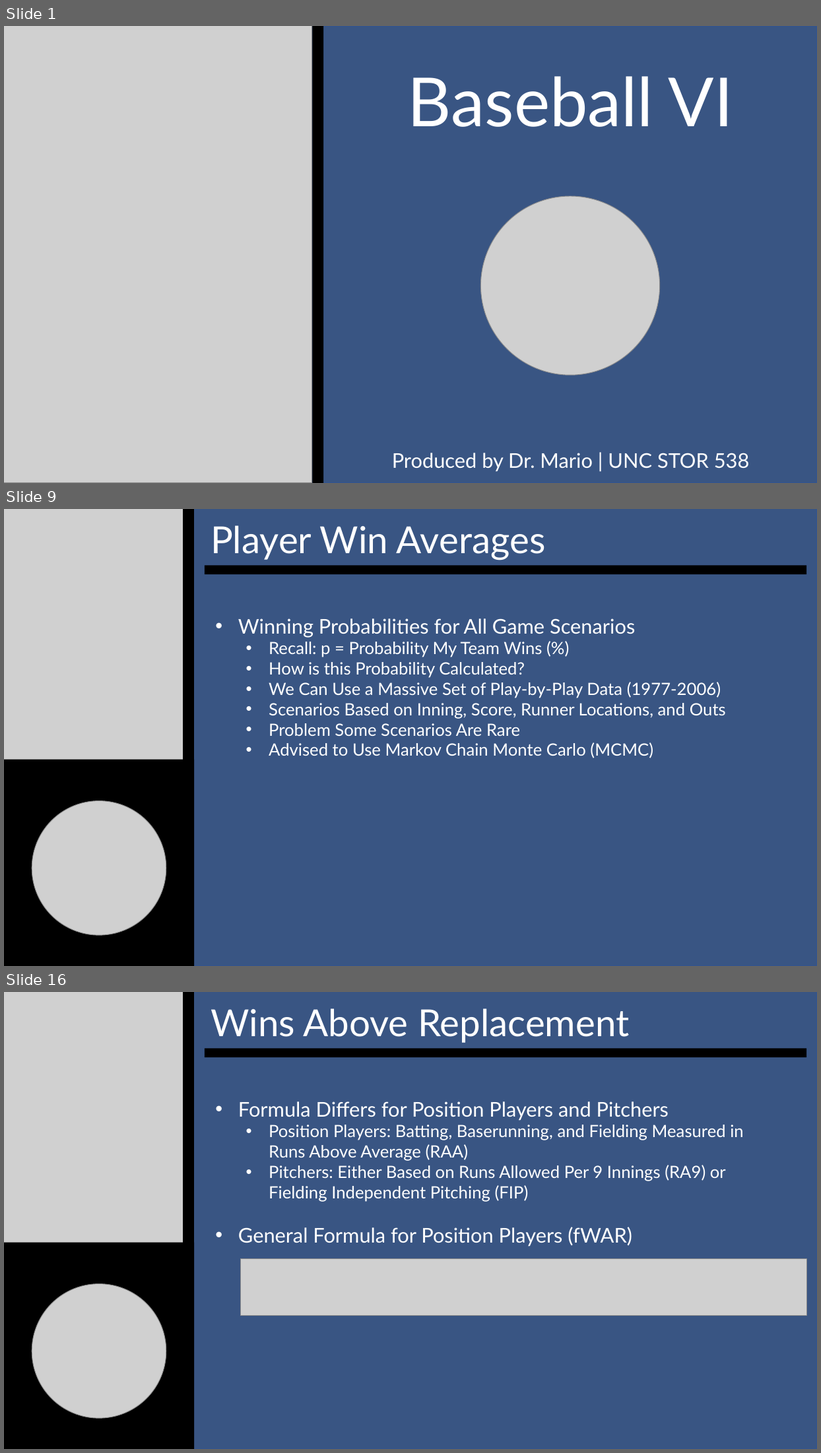
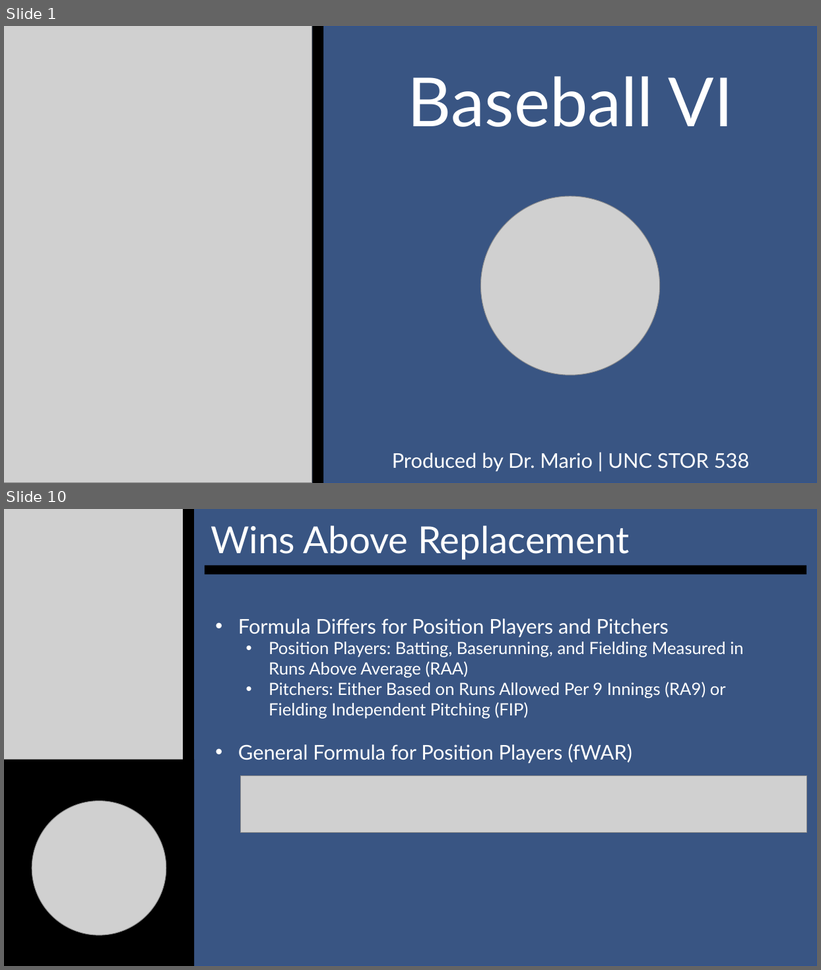
Before and after one commit to SuperMarioGiacomazzo/STOR538_WEBSITE, a slide deck: Slides/Baseball 6/Baseball_6_Lecture.pptx. Shown one above the other, each under a label of ours: slides 1, 9 and 16 before the commit, slides 1 and 10 after it; the slides between them are not shown. The pictures are 821x1453 and 821x970 pixels, drawn with LibreOffice and Linux fonts; fonts in the diff are those of the drawing; grey boxes stand for pictures. Boxes give left, top, right and bottom in pixels: in the first picture for what was removed or moved away, otherwise in the second. Text is boxed around its words. In the diff, an @@ line names an element or a change of style, - is before the commit and + after.

```diff
--- a/Slides/Baseball 6/Baseball_6_Lecture.pptx
+++ b/Slides/Baseball 6/Baseball_6_Lecture.pptx
@@ slide 9 removed at [4,509,817,966], background #FFFFFF @@
@@ rectangle removed at [4,509,817,966] @@
@@ picture removed at [4,509,184,770] @@
@@ rectangle removed at [184,509,194,770] @@
@@ subtitle removed at [211,525,546,560] @@
-Player Win Averages
@@ rectangle removed at [205,565,807,574] @@
@@ text removed at [238,619,726,758] @@
-• Winning Probabilities for All Game Scenarios
-  • Recall: p = Probability My Team Wins (%)
-  • How is this Probability Calculated?
-  • We Can Use a Massive Set of Play-by-Play Data (1977-2006)
-  • Scenarios Based on Inning, Score, Runner Locations, and Outs
-  • Problem Some Scenarios Are Rare
-  • Advised to Use Markov Chain Monte Carlo (MCMC)
@@ rectangle removed at [4,760,194,966] @@
@@ picture removed at [32,801,166,935] @@
@@ what was slide 16 is now slide 10 @@
```
Also in this commit, not shown: 3 slides changed, 7 slides added, 10 other slides removed, 6 other files.
